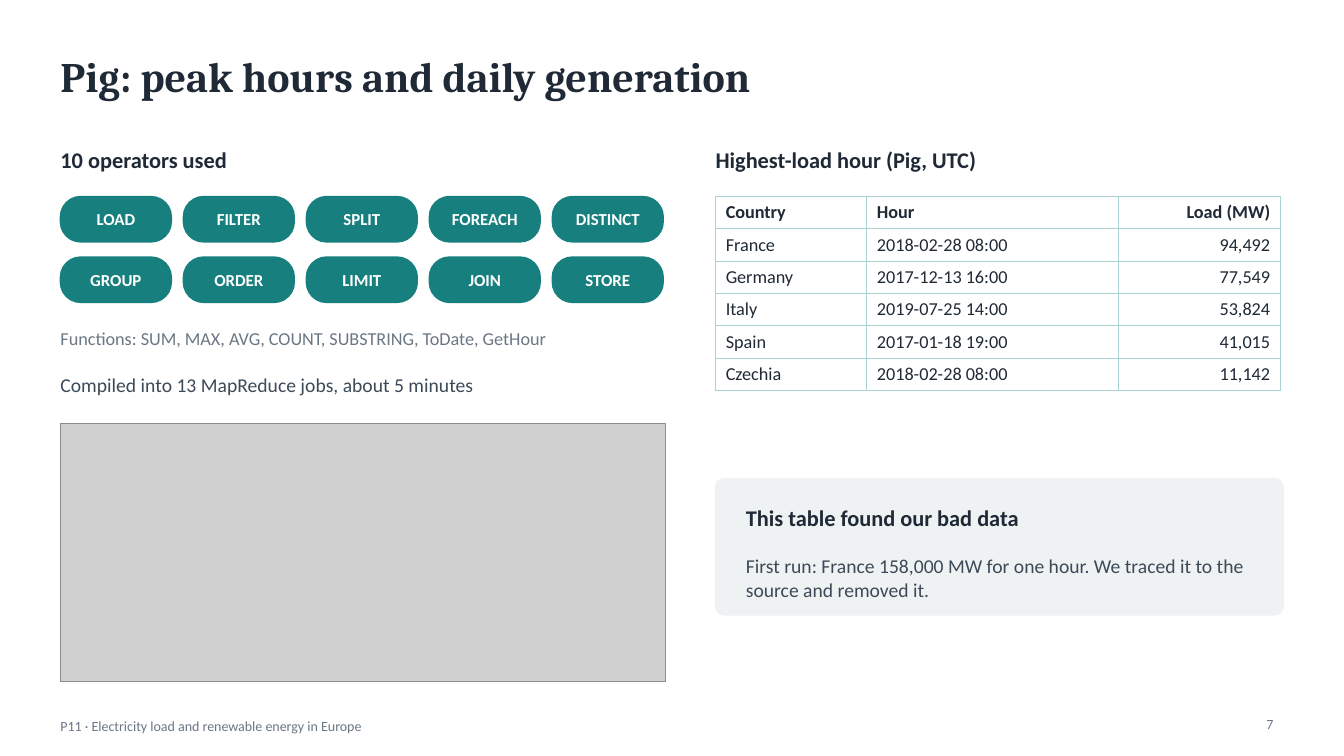
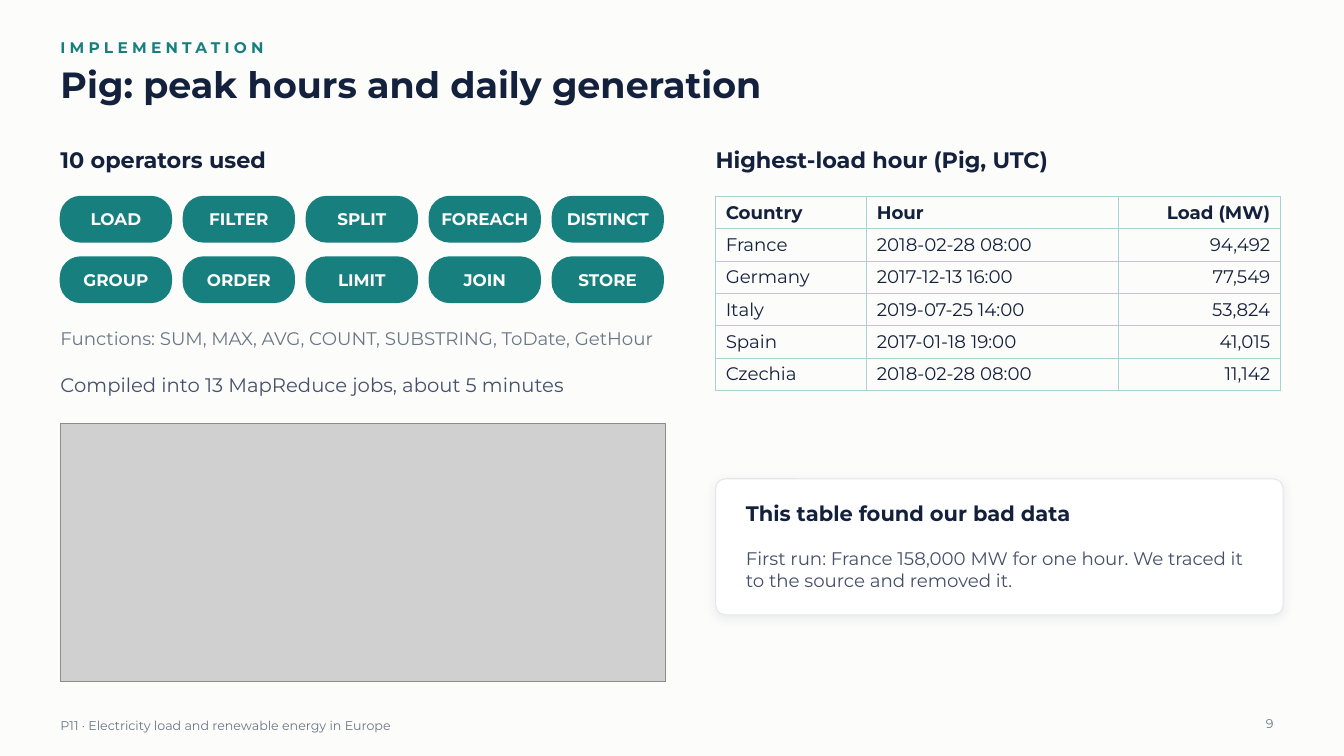
Before and after one commit to krishmungase/P11-Energy, a slide deck: slide 9 of slides/P11_Energy_Presentation.pptx (slide 7 before the commit). Drawn at 1344x756 pixels with LibreOffice and Linux fonts; fonts in the diff are those of the drawing; grey boxes stand for pictures. Boxes give left, top, right and bottom in pixels: in the first picture for what was removed or moved away, otherwise in the second. Text is boxed around its words. In the diff, an @@ line names an element or a change of style, - is before the commit and + after.

Commit message:
Slides: new design with Montserrat, section dividers and a PDF copy
- dark cover and four numbered section dividers, section label above
  each title, white cards on the same surface colour as the charts
- Montserrat for all text; the PDF has the font embedded, for PCs where
  Montserrat is not installed
- fixed text that overflowed its card with the wider font

```diff
--- a/slides/P11_Energy_Presentation.pptx
+++ b/slides/P11_Energy_Presentation.pptx
@@ background #FFFFFF to #FCFCFB @@
@@ text added at [60,42,263,53], 11 pt, text #17807F, bold @@
+IMPLEMENTATION
@@ title "Pig: peak hours and daily ...": place and size @@
-title "Pig: peak hours and daily ..." at [60,62,751,102]
+title "Pig: peak hours and daily ..." at [60,69,761,106]
@@ title "Pig: peak hours and daily ..." at [60,69,761,106]: size 30 to 26 pt, font Cambria to Montserrat, text colour #1F2A36 to #14213D; vertical alignment middle to top @@
@@ text "10 operators used" at [60,151,266,173]: font Calibri to Montserrat, text colour #1F2A36 to #14213D @@
@@ text "Highest-load hour (Pig, UTC)" at [716,150,1048,173]: font Calibri to Montserrat, text colour #1F2A36 to #14213D @@
@@ table at [716,197,1280,387] @@
@@ font Calibri to Montserrat, text colour #1F2A36 to #14213D @@
@@ font Calibri to Montserrat, text colour #FFFFFF to #FCFCFB in 10 elements at [91,213,142,225], [209,213,268,225], [337,213,386,226], [441,213,528,225], [567,213,649,225], [83,274,148,287], [207,274,271,286], [338,274,386,286], [464,274,506,286], [578,274,636,287] @@
@@ text "Functions: SUM, MAX, AVG, COUNT, ..." at [60,331,653,348]: font Calibri to Montserrat @@
@@ text "Compiled into 13 MapReduce jobs, ..." at [60,377,564,396]: font Calibri to Montserrat, text colour #3C4A58 to #45506A @@
@@ rounded rectangle at [716,479,1284,615]: fill #EEF2F3 to #FFFFFF; outline #EEF2F3 1 pt to #E3E7EC 0.75 pt; shadow on; proportions changed @@
@@ text "This table found our bad ..." at [746,504,1071,521]: size 16 to 15 pt, font Calibri to Montserrat, text colour #1F2A36 to #14213D @@
@@ text "First run: France 158,000 MW ...": place and size @@
-text "First run: France 158,000 MW ..." at [746,559,1244,597]
+text "First run: France 158,000 MW ..." at [746,551,1243,587]
@@ text "First run: France 158,000 MW ..." at [746,551,1243,587]: size 14 to 13 pt, font Calibri to Montserrat, text colour #3C4A58 to #45506A @@
@@ text "P11 · Electricity load and ..." at [60,720,391,733]: size 10 to 9 pt, font Calibri to Montserrat @@
@@ page number at [1266,719,1274,728]: text changed; size 10 to 9 pt; font Calibri to Montserrat @@
-7
+9
```
Also in this commit, not shown: 16 other slides changed, 4 slides added, 3 other files.
